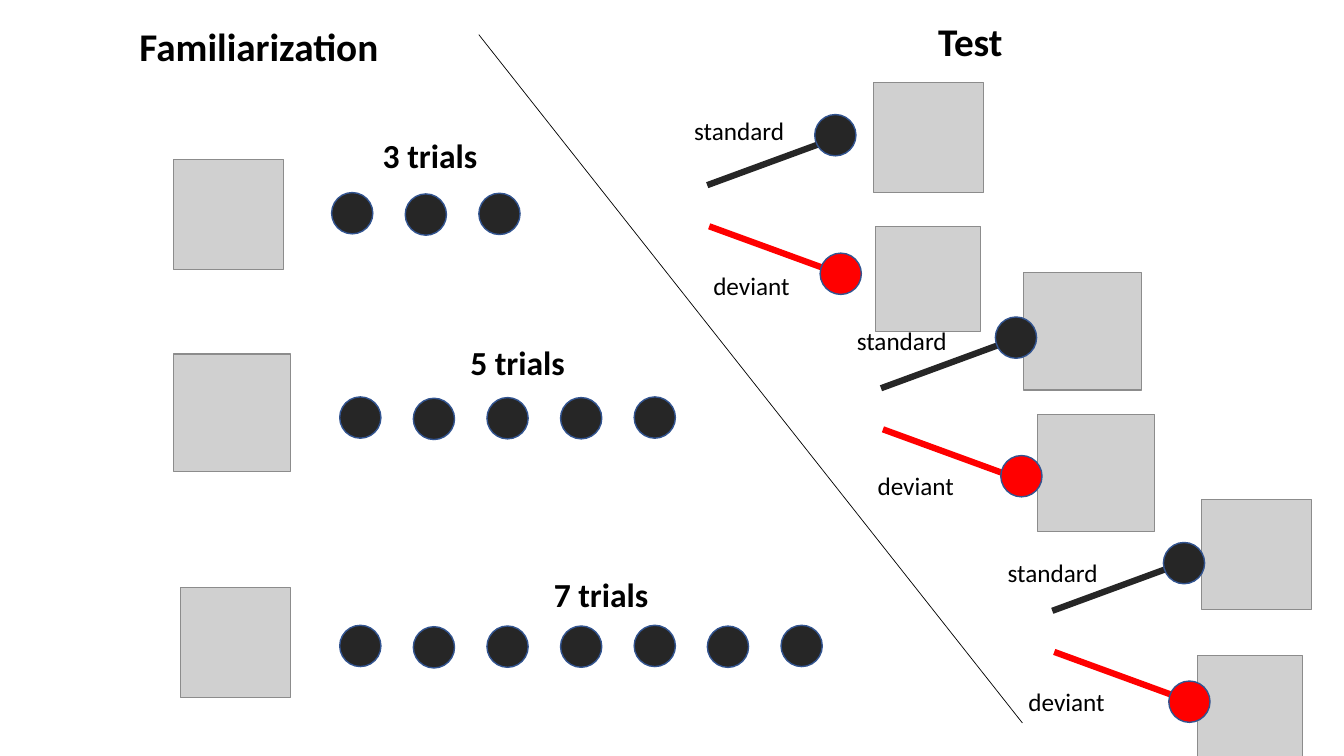
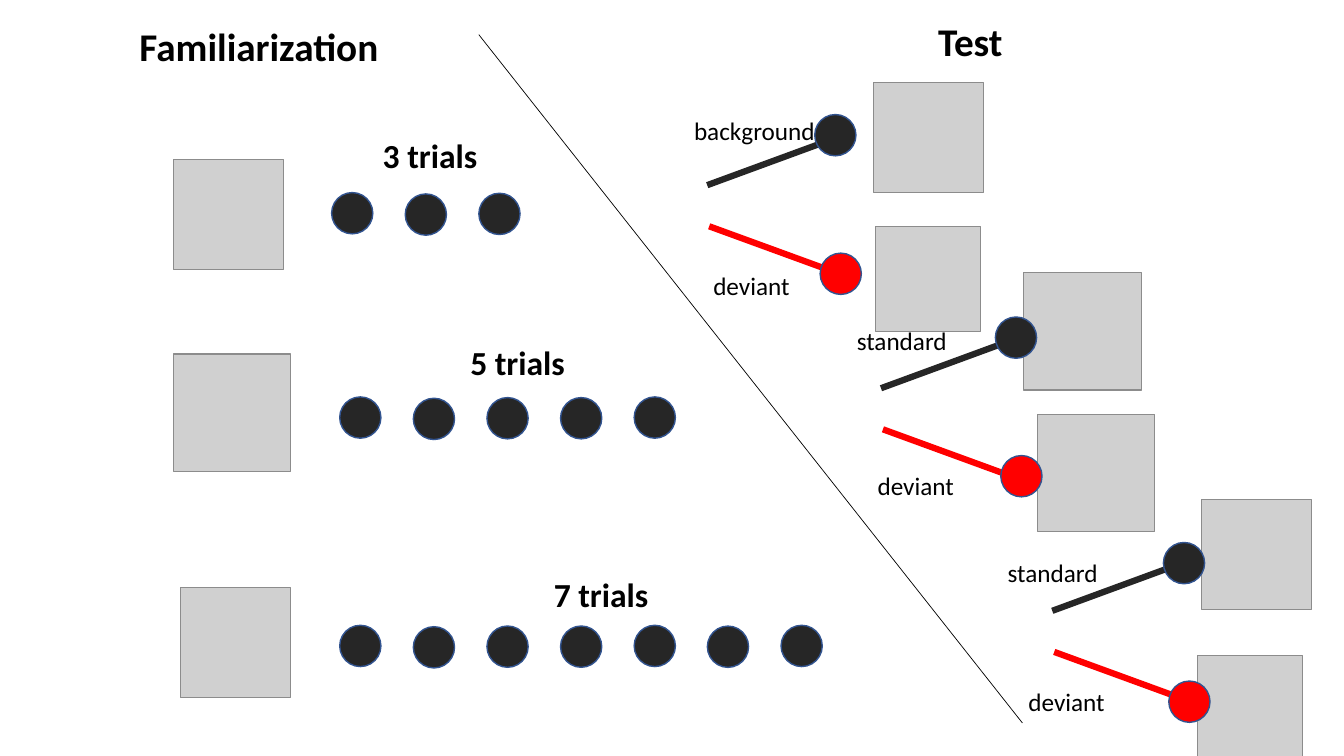
Before and after one commit to anjiecao/looking_time, a slide deck: slide 1 of baby-experiment/design/design_main.pptx. Drawn at 1344x756 pixels with LibreOffice and Linux fonts; fonts in the diff are those of the drawing; grey boxes stand for pictures. Boxes give left, top, right and bottom in pixels: in the first picture for what was removed or moved away, otherwise in the second. Text is boxed around its words. In the diff, an @@ line names an element or a change of style, - is before the commit and + after.

```diff
--- a/baby-experiment/design/design_main.pptx
+++ b/baby-experiment/design/design_main.pptx
@@ text at (694,122,815,146): text changed @@
-standard
+background
```
Also in this commit, not shown: 2 other files.
